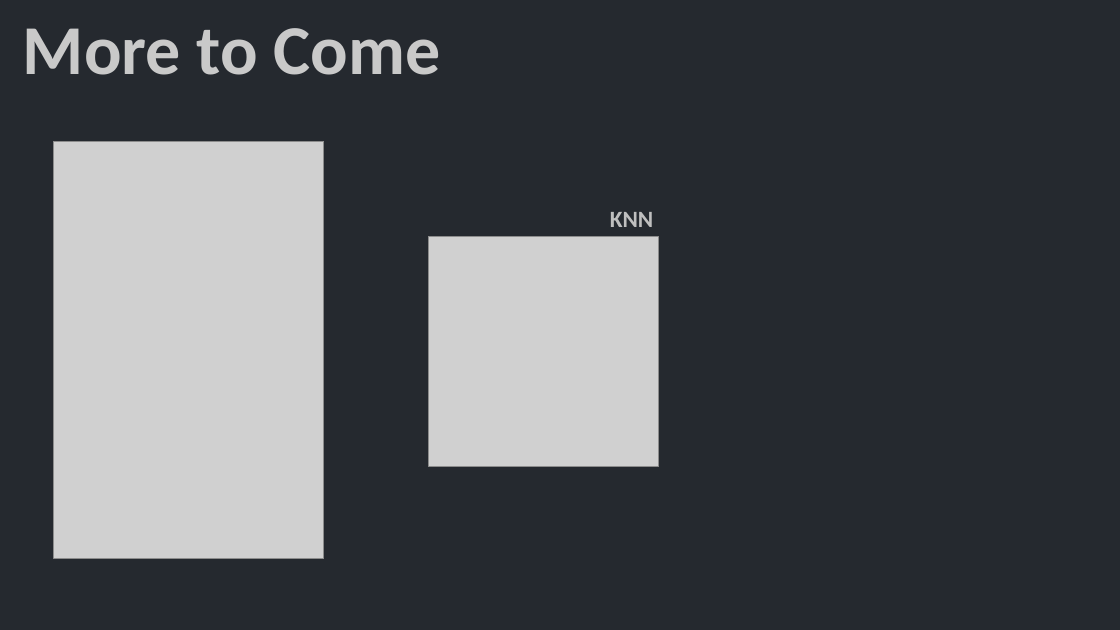
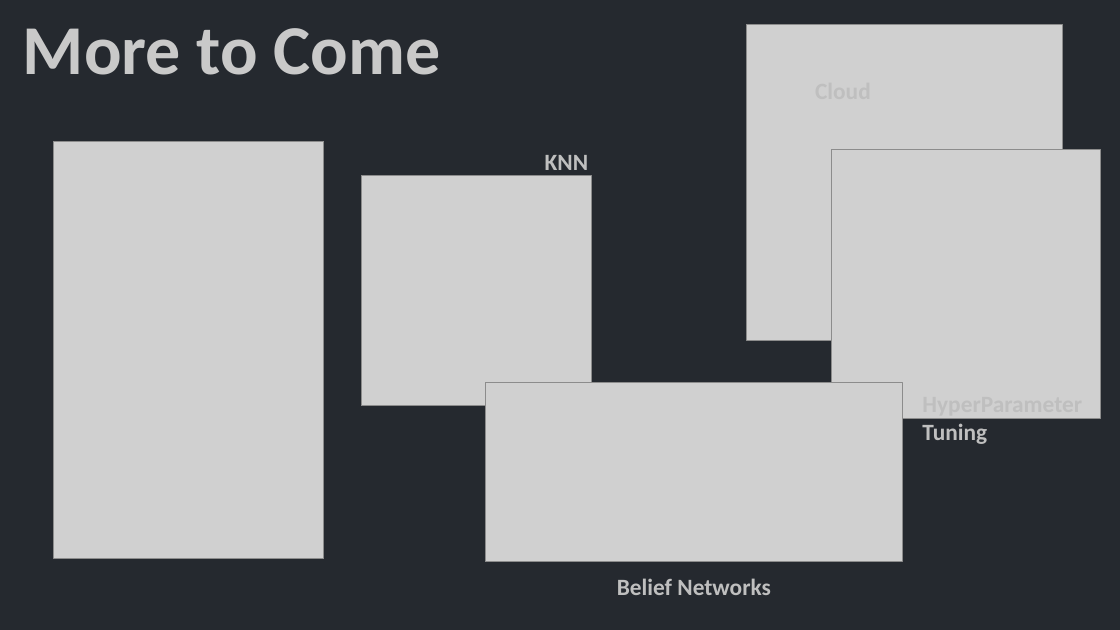
Before and after one commit to abhijeetdtu/Datathon, a slide deck: slide 7 of Documentation/Presentation.pptx. Drawn at 1120x630 pixels with LibreOffice and Linux fonts; fonts in the diff are those of the drawing; grey boxes stand for pictures. Boxes give left, top, right and bottom in pixels: in the first picture for what was removed or moved away, otherwise in the second. Text is boxed around its words. In the diff, an @@ line names an element or a change of style, - is before the commit and + after.

Commit message:
Presentation Updated

```diff
--- a/Documentation/Presentation.pptx
+++ b/Documentation/Presentation.pptx
@@ picture added at (747, 24, 1063, 340) @@
@@ text "KNN" rewrapped from (610, 212, 653, 227) to (545, 155, 588, 176) @@
@@ picture: place and size @@
-picture at (429, 237, 659, 467)
+picture at (361, 176, 592, 406)
@@ picture added at (832, 150, 1101, 418) @@
@@ picture added at (485, 382, 902, 562) @@
@@ text added at (922, 390, 1082, 444), 20 pt, text #BFBFBF, bold @@
+HyperParameter Tuning
@@ text added at (617, 578, 770, 595), 20 pt, text #BFBFBF, bold @@
+Belief Networks
```
Also in this commit, not shown: 1 other slide changed.
